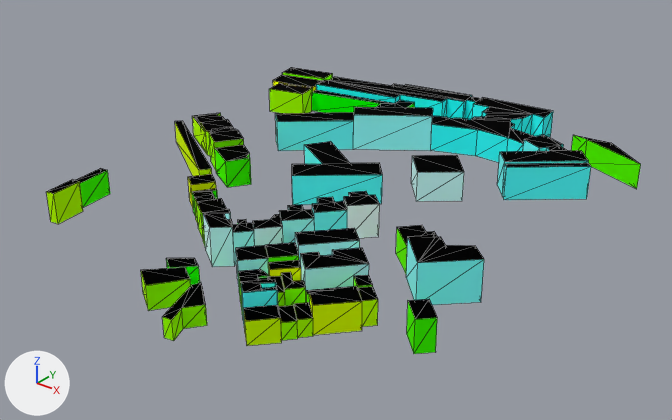
Before and after pictures for a commit that changed the glTF model web/public/assets/cities/lisbon/tiles/-7_5.far.glb.
Before and after are seen from a camera (50 mm lens) standing at (-1361.0, 1047.0, 297.0) and looking at (-1648.0, 1405.0, 75.0). The axes (+X, +Y, +Z) are drawn at lower left. The lights are the same throughout. The first picture is the older version. Mesh edges are drawn as thin lines. Where no turn or scale is listed for an object, it has been applied to the vertices. Vertices at exactly the same position are counted once.

The first picture shows '-7_5_far'.
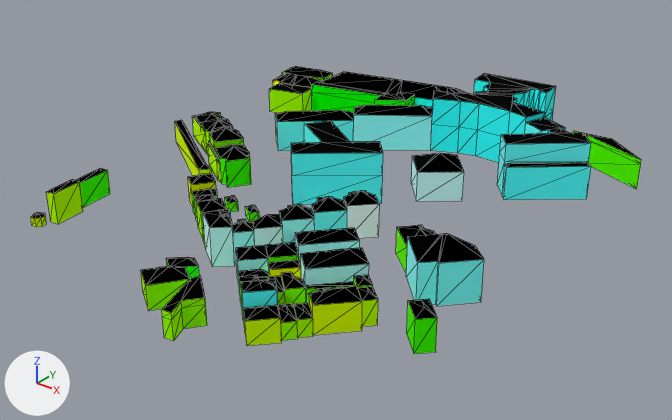
Where the newer file only moved an object's origin or applied its transform, the numbers keep the older frame.

Scene script edits in JSON lines:
```json
{"block": "me_7_5_far", "where": "# used by ob_7_5_far; location = (-1651.8, 1412.5, 87.4)"}
{"op": "remove", "block": "me_7_5_far", "code": "me_7_5_far.from_pydata(...)  # 666 vertices, 887 faces; spans x -129.0..129.0, y -144.0..144.0, z -19.0..19.0"}
{"op": "add", "block": "me_7_5_far", "code": "me_7_5_far.from_pydata(...)  # 1099 vertices, 1548 faces; spans x -129.0..129.0, y -144.0..144.0, z -19.0..30.0"}
{"block": "me_7_5_far", "change": "me_7_5_far part 1: a new loose piece of 16 vertices spanning x -111.0..-103.0, y -123.0..-115.0, z -12.0..-5.0"}
{"block": "me_7_5_far", "change": "me_7_5_far part 2: 411 vertices added at x -121.0..129.0, y -144.0..144.0, z -18.0..30.0"}
{"block": "me_7_5_far", "change": "me_7_5_far part 3: 6 vertices added at x -106.0..-102.0, y -111.0..-78.0, z 6.0..7.0"}
```

Boxes [x1, y1, x2, y2] around the edits, measured in the pictures (672 x 420 px):
```json
{"object": "-7_5_far", "change": "reshaped", "before": [46, 67, 641, 354], "after": [31, 66, 641, 354]}
{"part": 1, "of": "me_7_5_far", "change": "added", "after": [31, 213, 47, 227]}
{"part": 2, "of": "me_7_5_far", "change": "added", "after": [141, 66, 641, 323]}
{"part": 3, "of": "me_7_5_far", "change": "added", "after": [46, 168, 107, 194]}
```
